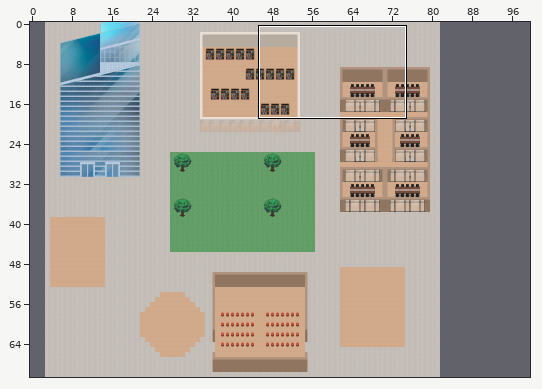
Two states of a Tiled map (JSON), v1-wa-st-gobain.tmj. Above: a wide view before the commit, with the close-up outlined.
Close-up. First the earlier version:
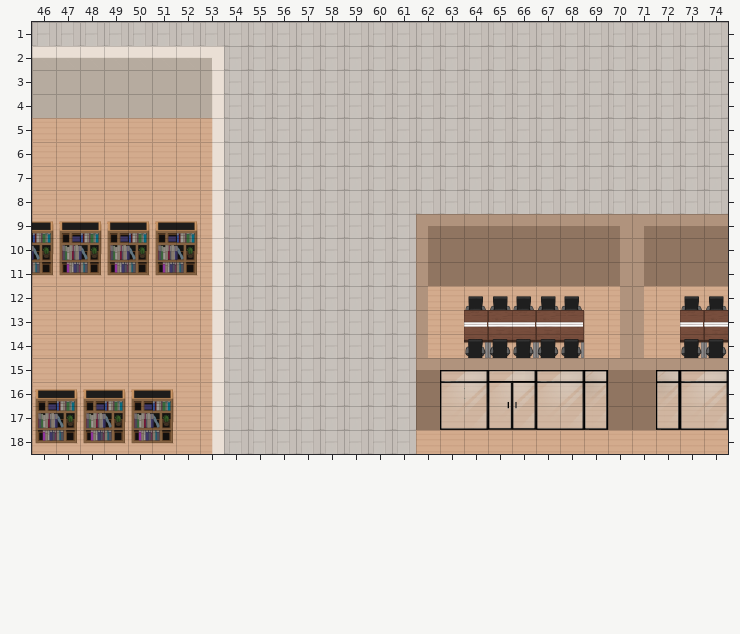
Cells are 32x32 px. Shown: x 46..74, y 1..18. The commit also changed other parts of the map, which this record leaves out. The old version is drawn lined up with the new one.
The same view after the edit:
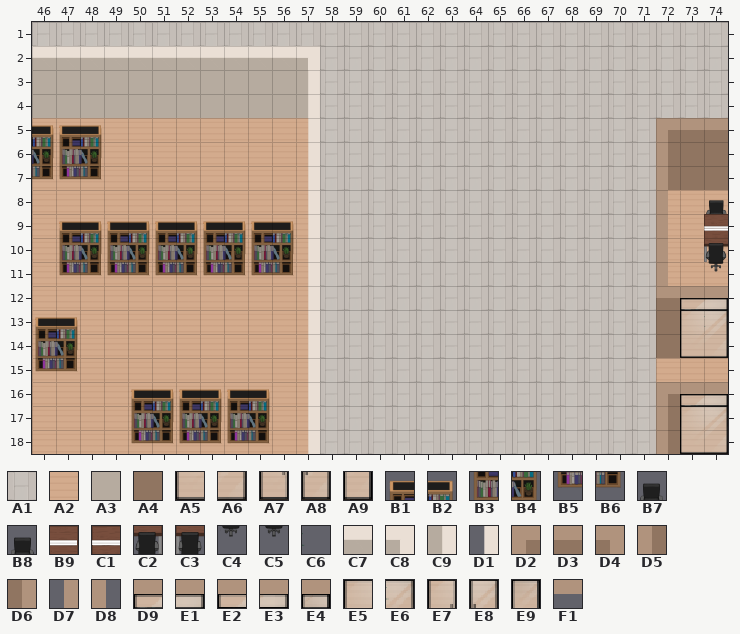
Key: from "Chunk 1": A1 2, A2 3; from "Chunk 2": A3 242; from "Chunk 3": A4 0, A5 3, A6 4, A7 5, A8 6, A9 7, B1 52, B2 53, B3 54, B4 55, B5 56, B6 57, B7 59, B8 60, B9 61, C1 62, C2 63, C3 64, C4 65, C5 66, C6 88, C7 93, C8 94, C9 96, D1 98, D2 99, D3 100, D4 101, D5 102, D6 103, D7 104, D8 105, D9 108, E1 109, E2 110, E3 111, E4 112, E5 113, E6 114, E7 115, E8 116, E9 117, F1 131.
__ is an empty cell, ## one hidden under a higher layer.
Tiles replaced or removed in this view: A1, A2, A4, A5, A6, A7, A8, A9, B1, B2, B3, B4, B5, B6, B7, B8, B9, C1, C2, C3, C4, C5, C6, C8, C9, D1, D2, D3, D4, D5, D6, D7, D8, D9, E1, E2, E3, E4, E5, E6, E7, E8, E9, F1.
See-through tiles are keyed as they look on the map.
Diff:
Changed rows in their new state; .. is an unchanged cell.
map size 79x71 -> 100x71 cells (old content now starts at 3,0; both pictures use the new coordinates)
Layer "floor/floor1":
first column x 54:
 5 A2 A2 A2 A2 .. .. .. .. .. .. .. .. .. .. .. .. .. .. .. .. ..
 6 A2 A2 A2 A2 .. .. .. .. .. .. .. .. .. .. .. .. .. .. .. .. ..
 7 A2 A2 A2 A2 .. .. .. .. .. .. .. .. .. .. .. .. .. .. ## ## ##
 8 A2 A2 A2 A2 .. .. .. .. .. .. .. .. .. .. .. .. .. .. A2 A2 A2
 9 A2 A2 A2 A2 .. .. .. .. .. .. .. .. .. .. .. .. .. .. A2 A2 ..
10 A2 A2 A2 A2 .. .. .. .. .. .. .. .. .. .. .. .. .. .. A2 A2 A2
11 A2 A2 A2 A2 .. .. .. .. A1 A1 A1 A1 A1 A1 A1 A1 A1 A1 .. .. ..
12 A2 A2 A2 A2 .. .. .. .. A1 A1 A1 A1 A1 A1 A1 A1 A1 A1 .. .. ..
13 A2 A2 A2 A2 .. .. .. .. A1 A1 A1 A1 A1 A1 A1 A1 A1 A1 .. .. ..
14 A2 A2 A2 A2 .. .. .. .. A1 A1 A1 A1 A1 A1 A1 A1 A1 A1 .. .. ..
15 A2 A2 A2 A2 .. .. .. .. A1 A1 A1 A1 A1 A1 A1 A1 A1 A1 .. .. ..
16 A2 A2 A2 A2 .. .. .. .. A1 A1 A1 A1 A1 A1 A1 A1 A1 A1 .. .. ..
17 A2 A2 A2 A2 .. .. .. .. A1 A1 A1 A1 A1 A1 A1 A1 A1 A1 .. .. ..
18 A2 A2 A2 A2 .. .. .. .. A1 A1 A1 A1 A1 A1 A1 A1 A1 A1 .. .. ..
Layer "walls/walls1":
first column x 53:
 4 A3 A3 A3 A3 .. .. .. .. .. .. .. .. .. .. .. .. .. .. .. .. .. ..
 7 .. .. .. .. .. .. .. .. .. .. .. .. .. .. .. .. .. .. .. .. A4 A4
first column x 62:
11 .. __ __ __ __ __ __ __ __ __ __ __ __
14 .. .. .. .. .. .. .. .. .. .. A4 A5 A6
17 __ __ __ __ __ __ __ __ __ __ __ __ __
18 .. .. .. .. .. .. .. .. .. .. .. A5 A6
Layer "furniture/furniture1":
first column x 46:
 5 B2 B1 B2 .. .. .. .. .. .. .. .. .. .. .. .. .. .. .. .. .. .. .. .. .. .. .. .. .. ..
 6 B4 B3 B4 .. .. .. .. .. .. .. .. .. .. .. .. .. .. .. .. .. .. .. .. .. .. .. .. .. ..
 7 B6 B5 B6 .. .. .. .. .. .. .. .. .. .. .. .. .. .. .. .. .. .. .. .. .. .. .. .. .. ..
 8 .. .. .. .. .. .. .. .. .. .. .. .. .. .. .. .. .. .. .. .. .. .. .. .. .. .. .. .. B8
 9 __ .. .. .. .. .. .. B1 B2 B1 B2 .. .. .. .. .. .. .. .. .. .. .. .. .. .. .. .. .. C1
10 __ .. .. .. .. .. .. B3 B4 B3 B4 .. .. .. .. .. .. .. .. .. .. .. .. .. .. .. .. .. C3
11 __ .. .. .. .. .. .. B5 B6 B5 B6 .. .. .. .. .. .. .. .. .. .. .. .. .. .. .. .. .. C5
12 .. .. .. .. .. .. .. .. .. .. .. .. .. .. .. .. .. .. __ __ __ __ __ .. .. .. .. __ __
13 B1 B2 .. .. .. .. .. .. .. .. .. .. .. .. .. .. .. .. __ __ __ __ __ .. .. .. .. __ __
14 B3 B4 .. .. .. .. .. .. .. .. .. .. .. .. .. .. .. .. __ __ __ __ __ .. .. .. .. __ __
15 B5 B6 .. .. .. .. .. .. .. .. .. .. .. .. .. .. .. .. __ __ __ __ __ .. .. .. .. __ __
16 __ __ __ __ .. .. B1 B2 B1 B2 .. .. .. .. .. .. .. .. .. .. .. .. .. .. .. .. .. .. ..
17 __ __ __ __ .. .. B3 B4 B3 B4 .. .. .. .. .. .. .. .. .. .. .. .. .. .. .. .. .. .. ..
18 __ __ __ __ .. .. B5 B6 B5 B6 .. .. .. .. .. .. .. .. .. .. .. .. .. .. .. .. .. .. ..
Layer "furniture/furniture2":
first column x 64:
13 .. .. .. .. .. .. .. .. .. .. C6
16 __ .. .. .. .. .. __ .. .. .. ..
Layer "above/above1":
first column x 53:
 2 C7 C7 C7 C7 C8 .. .. .. .. .. .. .. .. .. .. .. .. .. .. .. .. ..
 3 A3 A3 A3 A3 C9 .. .. .. .. .. .. .. .. .. .. .. .. .. .. .. .. ..
 4 __ .. .. .. C9 .. .. .. .. .. .. .. .. .. .. .. .. .. .. .. .. ..
 5 __ .. .. .. D1 .. .. .. .. .. .. .. .. .. .. .. .. .. .. D2 D3 D3
 6 __ .. .. .. D1 .. .. .. .. .. .. .. .. .. .. .. .. .. .. D5 A4 A4
 7 __ .. .. .. D1 .. .. .. .. .. .. .. .. .. .. .. .. .. .. D5 .. ..
 8 __ .. .. .. D1 .. .. .. .. .. .. .. .. .. .. .. .. .. .. D8 .. ..
 9 __ .. .. .. D1 .. .. .. .. __ __ __ __ __ __ __ __ __ __ D8 __ __
10 __ .. .. .. D1 .. .. .. .. __ __ __ __ __ __ __ __ __ __ D8 __ __
11 __ .. .. .. D1 .. .. .. .. __ .. .. .. .. .. .. .. __ __ D8 .. ..
12 __ .. .. .. D1 .. .. .. .. __ .. .. .. .. .. .. .. __ __ D3 D9 E1
13 __ .. .. .. D1 .. .. .. .. __ .. .. .. .. .. .. .. __ __ A4 E5 E6
14 __ .. .. .. D1 .. .. .. .. __ .. .. .. .. .. .. .. __ __ .. .. ..
15 __ .. .. .. D1 .. .. .. .. __ __ __ __ __ __ __ __ __ __ __ __ __
16 __ .. .. .. D1 .. .. .. .. __ __ __ __ __ __ __ __ __ __ D2 D9 E1
17 __ .. .. .. D1 .. .. .. .. .. .. .. .. .. .. .. .. .. .. D5 E5 E6
18 __ .. .. .. D1 .. .. .. .. .. .. .. .. .. .. .. .. .. .. D5 .. ..
Layer "above/above2":
first column x 63:
12 .. .. .. .. .. .. .. .. .. .. F1 F1
15 __ __ __ __ __ __ __ .. .. __ __ __
16 .. .. .. .. .. .. .. .. .. .. F1 F1
